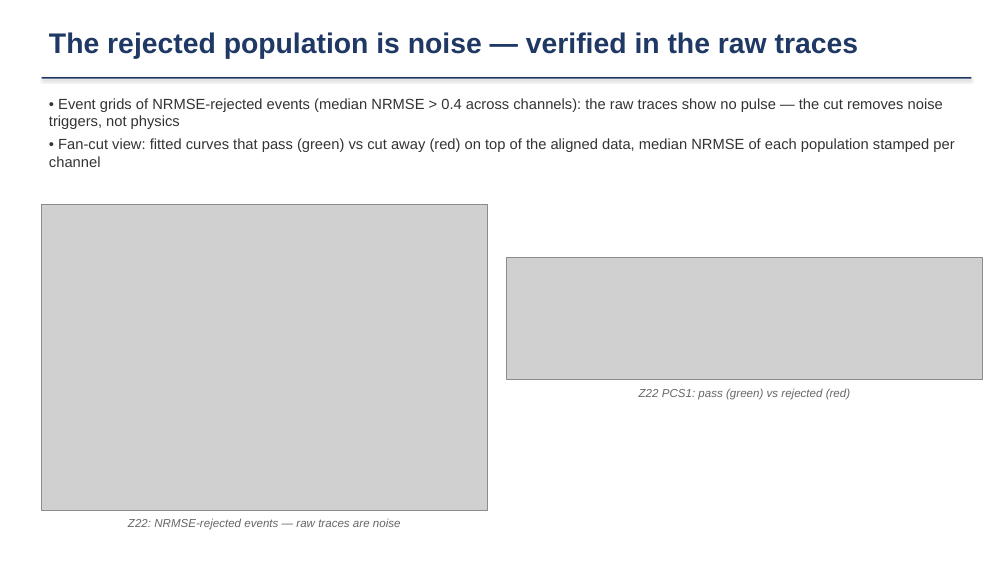
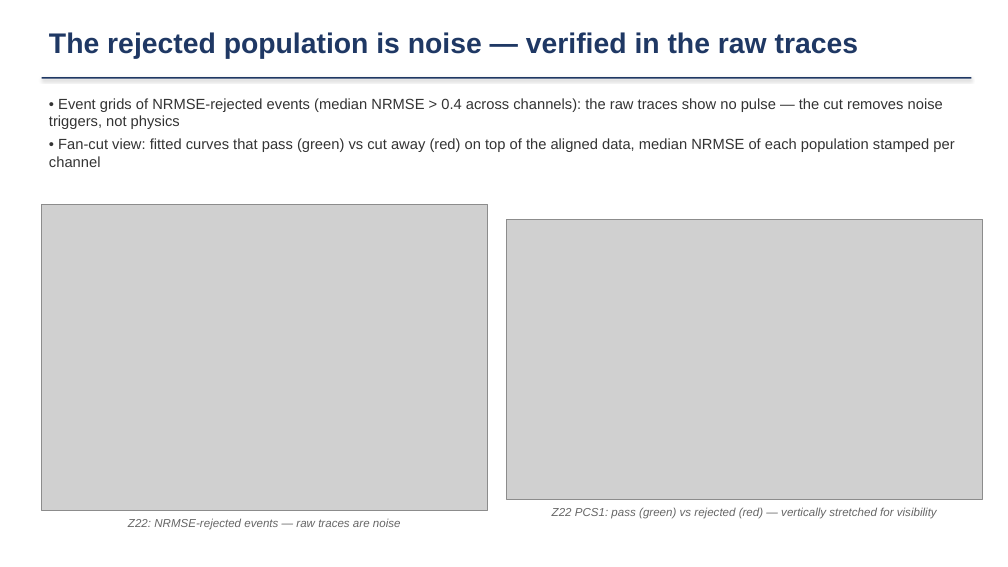
Before and after one commit to ZhihengLi0/urop, a slide deck: slide 7 of snolab/presentation/SNOLAB_R4_pulse_templates_20260715.pptx. Drawn at 1008x567 pixels with LibreOffice and Linux fonts; fonts in the diff are those of the drawing; grey boxes stand for pictures. Boxes give left, top, right and bottom in pixels: in the first picture for what was removed or moved away, otherwise in the second. Text is boxed around its words. In the diff, an @@ line names an element or a change of style, - is before the commit and + after.

```diff
--- a/snolab/presentation/SNOLAB_R4_pulse_templates_20260715.pptx
+++ b/snolab/presentation/SNOLAB_R4_pulse_templates_20260715.pptx
@@ picture: place and size @@
-picture at [507, 257, 983, 380]
+picture at [507, 219, 983, 499]
@@ text at [552, 507, 937, 519]: text changed @@
-Z22 PCS1: pass (green) vs rejected (red)
+Z22 PCS1: pass (green) vs rejected (red) — vertically stretched for visibility
```
Also in this commit, not shown: 1 other slide changed, 6 other files.
